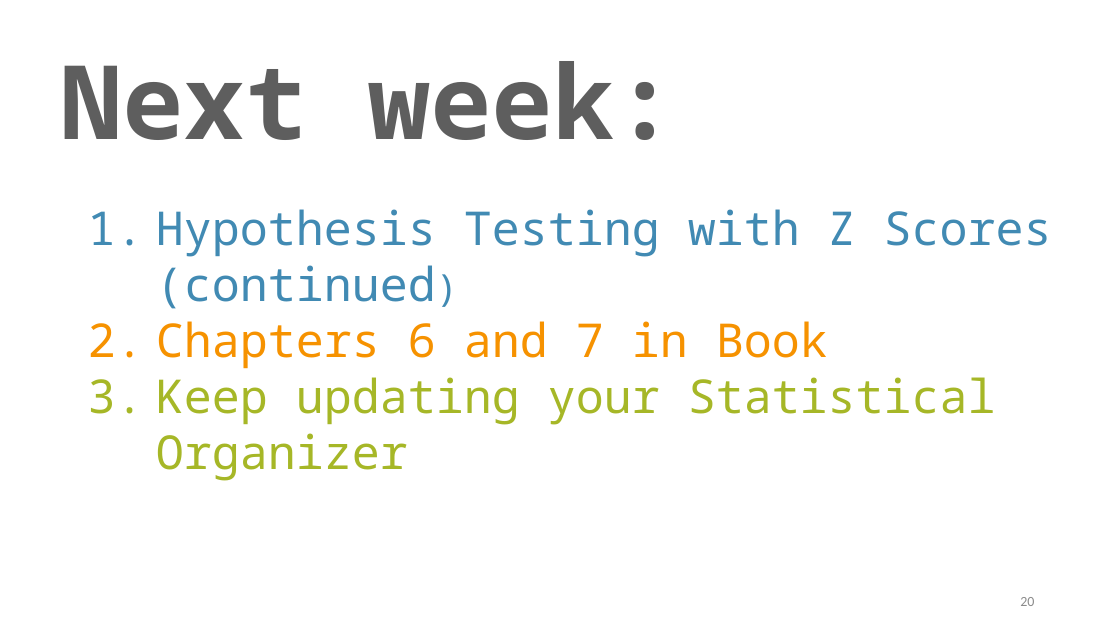
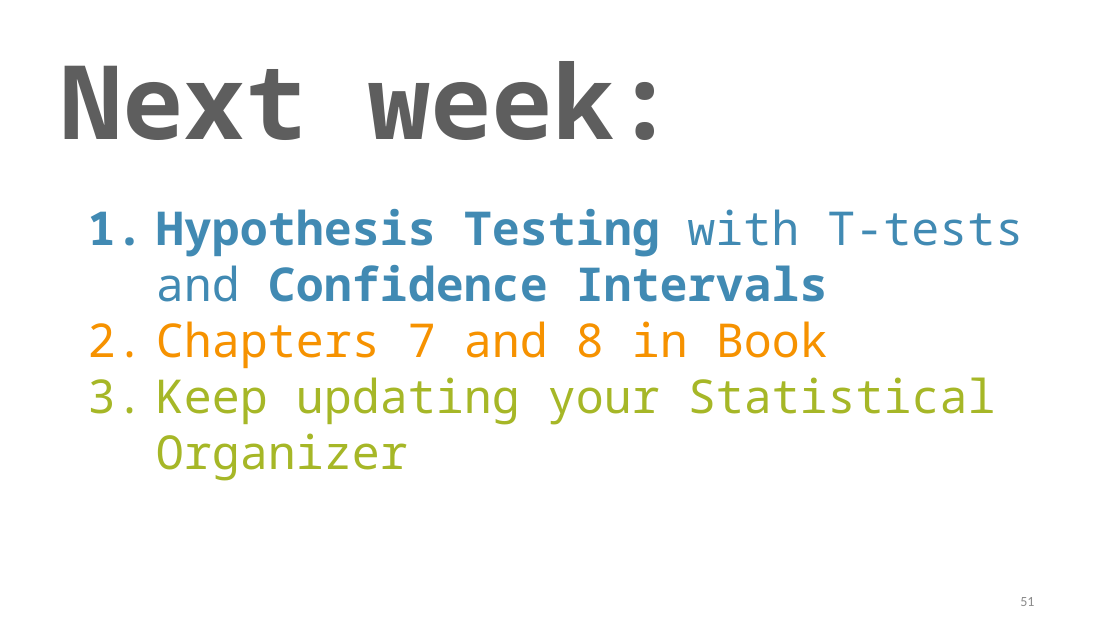
Before and after one commit to TysonStanley/EDU-6050, a slide deck: slide 51 of Slides/05_EDUC_6050_2018.pptx (slide 20 before the commit). Drawn at 1120x630 pixels with LibreOffice and Linux fonts; fonts in the diff are those of the drawing. Boxes give left, top, right and bottom in pixels: in the first picture for what was removed or moved away, otherwise in the second. Text is boxed around its words. In the diff, an @@ line names an element or a change of style, - is before the commit and + after.

```diff
--- a/Slides/05_EDUC_6050_2018.pptx
+++ b/Slides/05_EDUC_6050_2018.pptx
@@ text at (156,209,1023,369): text changed; bold on @@
-1. Hypothesis Testing with Z Scores (continued)
-2. Chapters 6 and 7 in Book
+1. Hypothesis Testing with T-tests and Confidence Intervals
+2. Chapters 7 and 8 in Book
@@ page number at (1020,597,1034,606): text changed @@
-20
+51
```
Also in this commit, not shown: 10 other slides changed, 34 slides added, 3 slides removed, 2 other files.
